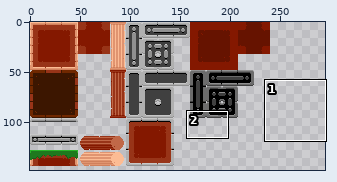
Pixel-art file: Assets/Tilemap/melody_tilemap.aseprite. Above: a wide view before the commit, with the close-up outlined.
Close-up. Old version:
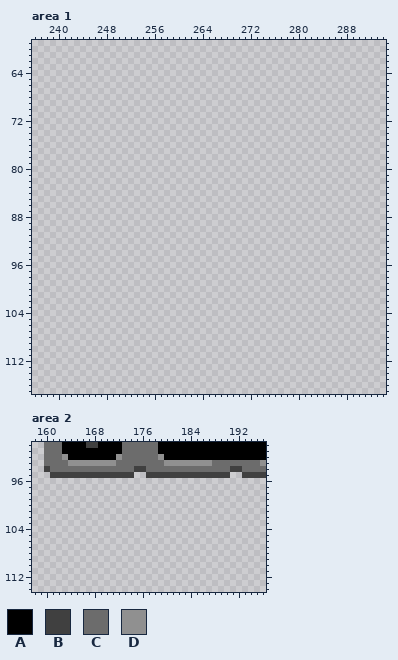
320x160 pixels, 1 frame. Colours within 5 levels of each other are drawn and written as one. Shown: area 1: x 236..294, y 59..117; area 2: x 158..196, y 90..114. The wide view leaves out empty margins. The commit also changed other parts of the picture, which this record leaves out.
Palette (. is transparent): A #000000  B #404040  C #6c6c6c  D #909090
Pixels before, area 1 (only the part around the change), first column x 236:
 59 ........................................................
 60 ........................................................
 61 ........................................................
 62 ........................................................
 63 ........................................................
 64 ........................................................
 65 ........................................................
 66 ........................................................
 67 ........................................................
 68 ........................................................
 69 ........................................................
 70 ........................................................
 71 ........................................................
 72 ........................................................
 73 ........................................................
 74 ........................................................
 75 ........................................................
 76 ........................................................
 77 ........................................................
 78 ........................................................
 79 ........................................................
 80 ........................................................
 81 ........................................................
 82 ........................................................
 83 ........................................................
 84 ........................................................
 85 ........................................................
 86 ........................................................
 87 ........................................................
 88 ........................................................
 89 ........................................................
 90 ........................................................
 91 ........................................................
 92 ........................................................
 93 ........................................................
 94 ........................................................
 95 ........................................................
 96 ........................................................
 97 ........................................................
 98 ........................................................
 99 ........................................................
100 ........................................................
101 ........................................................
102 ........................................................
103 ........................................................
104 ........................................................
105 ........................................................
106 ........................................................
107 ........................................................
108 ........................................................
109 ........................................................
110 ........................................................
111 ........................................................
112 ........................................................
113 ........................................................
114 ........................................................
115 ........................................................
116 ........................................................
117 ........................................................
Pixels before, area 2, first column x 160:
90 CCCAAAABBAAAACCCCCCAAAAAAAAAAAAAAAAAA
91 CCCAAAAAAAAAACCCCCCAAAAAAAAAAAAAAAAAA
92 CCCDAAAAAAAADCCCCCCDAAAAAAAAAAAAAAAAA
93 CCCCDDDDDDDDCCCCCCCCDDDDDDDDCCCCCCCCD
94 BCCCCCCCCCCCCCCBBCCCCCCCCCCCCCCBBCCCC
95 .BBBBBBBBBBBBBB..BBBBBBBBBBBBBB..BBBB
New version:
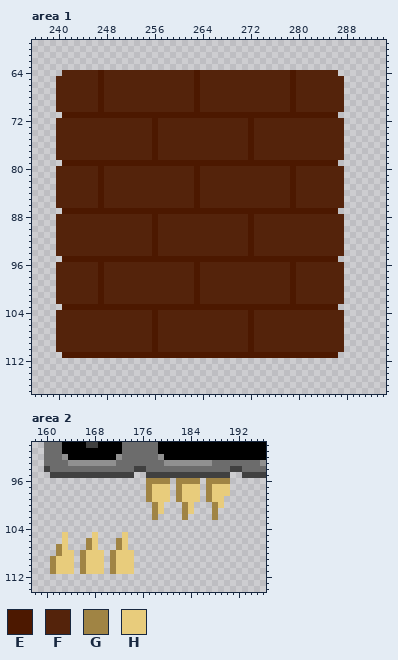
Colours new in this view: E #4c1800  F #54230b  G #a08444  H #e8cc7c
From old to new:
Changed rows in their new state; - is an unchanged pixel.
Area 1, layer "Tilemap 1":
first column x 240:
 64 -FFFFFFEFFFFFFFFFFFFFFFEFFFFFFFFFFFFFFFEFFFFFFF-
 65 FFFFFFFEFFFFFFFFFFFFFFFEFFFFFFFFFFFFFFFEFFFFFFFF
 66 FFFFFFFEFFFFFFFFFFFFFFFEFFFFFFFFFFFFFFFEFFFFFFFF
 67 FFFFFFFEFFFFFFFFFFFFFFFEFFFFFFFFFFFFFFFEFFFFFFFF
 68 FFFFFFFEFFFFFFFFFFFFFFFEFFFFFFFFFFFFFFFEFFFFFFFF
 69 FFFFFFFEFFFFFFFFFFFFFFFEFFFFFFFFFFFFFFFEFFFFFFFF
 70 FFFFFFFEFFFFFFFFFFFFFFFEFFFFFFFFFFFFFFFEFFFFFFFF
 71 -EEEEEEEEEEEEEEEEEEEEEEEEEEEEEEEEEEEEEEEEEEEEEE-
 72 FFFFFFFFFFFFFFFFEFFFFFFFFFFFFFFFEFFFFFFFFFFFFFFF
 73 FFFFFFFFFFFFFFFFEFFFFFFFFFFFFFFFEFFFFFFFFFFFFFFF
 74 FFFFFFFFFFFFFFFFEFFFFFFFFFFFFFFFEFFFFFFFFFFFFFFF
 75 FFFFFFFFFFFFFFFFEFFFFFFFFFFFFFFFEFFFFFFFFFFFFFFF
 76 FFFFFFFFFFFFFFFFEFFFFFFFFFFFFFFFEFFFFFFFFFFFFFFF
 77 FFFFFFFFFFFFFFFFEFFFFFFFFFFFFFFFEFFFFFFFFFFFFFFF
 78 FFFFFFFFFFFFFFFFEFFFFFFFFFFFFFFFEFFFFFFFFFFFFFFF
 79 -EEEEEEEEEEEEEEEEEEEEEEEEEEEEEEEEEEEEEEEEEEEEEE-
 80 FFFFFFFEFFFFFFFFFFFFFFFEFFFFFFFFFFFFFFFEFFFFFFFF
 81 FFFFFFFEFFFFFFFFFFFFFFFEFFFFFFFFFFFFFFFEFFFFFFFF
 82 FFFFFFFEFFFFFFFFFFFFFFFEFFFFFFFFFFFFFFFEFFFFFFFF
 83 FFFFFFFEFFFFFFFFFFFFFFFEFFFFFFFFFFFFFFFEFFFFFFFF
 84 FFFFFFFEFFFFFFFFFFFFFFFEFFFFFFFFFFFFFFFEFFFFFFFF
 85 FFFFFFFEFFFFFFFFFFFFFFFEFFFFFFFFFFFFFFFEFFFFFFFF
 86 FFFFFFFEFFFFFFFFFFFFFFFEFFFFFFFFFFFFFFFEFFFFFFFF
 87 -EEEEEEEEEEEEEEEEEEEEEEEEEEEEEEEEEEEEEEEEEEEEEE-
 88 FFFFFFFFFFFFFFFFEFFFFFFFFFFFFFFFEFFFFFFFFFFFFFFF
 89 FFFFFFFFFFFFFFFFEFFFFFFFFFFFFFFFEFFFFFFFFFFFFFFF
 90 FFFFFFFFFFFFFFFFEFFFFFFFFFFFFFFFEFFFFFFFFFFFFFFF
 91 FFFFFFFFFFFFFFFFEFFFFFFFFFFFFFFFEFFFFFFFFFFFFFFF
 92 FFFFFFFFFFFFFFFFEFFFFFFFFFFFFFFFEFFFFFFFFFFFFFFF
 93 FFFFFFFFFFFFFFFFEFFFFFFFFFFFFFFFEFFFFFFFFFFFFFFF
 94 FFFFFFFFFFFFFFFFEFFFFFFFFFFFFFFFEFFFFFFFFFFFFFFF
 95 -EEEEEEEEEEEEEEEEEEEEEEEEEEEEEEEEEEEEEEEEEEEEEE-
 96 FFFFFFFEFFFFFFFFFFFFFFFEFFFFFFFFFFFFFFFEFFFFFFFF
 97 FFFFFFFEFFFFFFFFFFFFFFFEFFFFFFFFFFFFFFFEFFFFFFFF
 98 FFFFFFFEFFFFFFFFFFFFFFFEFFFFFFFFFFFFFFFEFFFFFFFF
 99 FFFFFFFEFFFFFFFFFFFFFFFEFFFFFFFFFFFFFFFEFFFFFFFF
100 FFFFFFFEFFFFFFFFFFFFFFFEFFFFFFFFFFFFFFFEFFFFFFFF
101 FFFFFFFEFFFFFFFFFFFFFFFEFFFFFFFFFFFFFFFEFFFFFFFF
102 FFFFFFFEFFFFFFFFFFFFFFFEFFFFFFFFFFFFFFFEFFFFFFFF
103 -EEEEEEEEEEEEEEEEEEEEEEEEEEEEEEEEEEEEEEEEEEEEEE-
104 FFFFFFFFFFFFFFFFEFFFFFFFFFFFFFFFEFFFFFFFFFFFFFFF
105 FFFFFFFFFFFFFFFFEFFFFFFFFFFFFFFFEFFFFFFFFFFFFFFF
106 FFFFFFFFFFFFFFFFEFFFFFFFFFFFFFFFEFFFFFFFFFFFFFFF
107 FFFFFFFFFFFFFFFFEFFFFFFFFFFFFFFFEFFFFFFFFFFFFFFF
108 FFFFFFFFFFFFFFFFEFFFFFFFFFFFFFFFEFFFFFFFFFFFFFFF
109 FFFFFFFFFFFFFFFFEFFFFFFFFFFFFFFFEFFFFFFFFFFFFFFF
110 FFFFFFFFFFFFFFFFEFFFFFFFFFFFFFFFEFFFFFFFFFFFFFFF
111 -EEEEEEEEEEEEEEEEEEEEEEEEEEEEEEEEEEEEEEEEEEEEEE-
Area 2, layer "Tilemap 1":
first column x 161:
 96 ----------------GGGG-GGGG-GGGG
 97 ----------------GHHH-GHHH-GHHH
 98 ----------------GHHH-GHHH-GHHH
 99 ----------------GHHH-GHHH-GHH-
100 -----------------GH---GH---GH-
101 -----------------GH---GH---G--
102 -----------------G----G----G--
105 --H----H----H-----------------
106 --H---GH---GH-----------------
107 -GH---GH---GH-----------------
108 -GHH-GHHH-GHHH----------------
109 GHHH-GHHH-GHHH----------------
110 GHHH-GHHH-GHHH----------------
111 GHHH-GHHH-GHHH----------------
Changed places in both close-ups, as pixel boxes (x1, y1, x2, y2):
added: (56, 70, 344, 358)
added: (50, 478, 230, 574)
